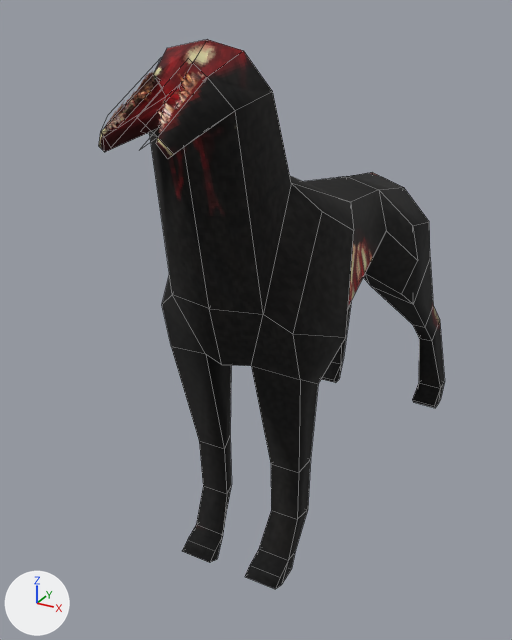
What one commit did to the Blender file Assets/models/enemies/Dob.blend.
Both versions are drawn from a 50 mm camera at (0.58, -1.485, 1.042) aimed at (-0.066, -0.31, 0.455). The axes (+X, +Y, +Z) are drawn at lower left. The lights are the same throughout. Mesh edges are drawn as thin lines.
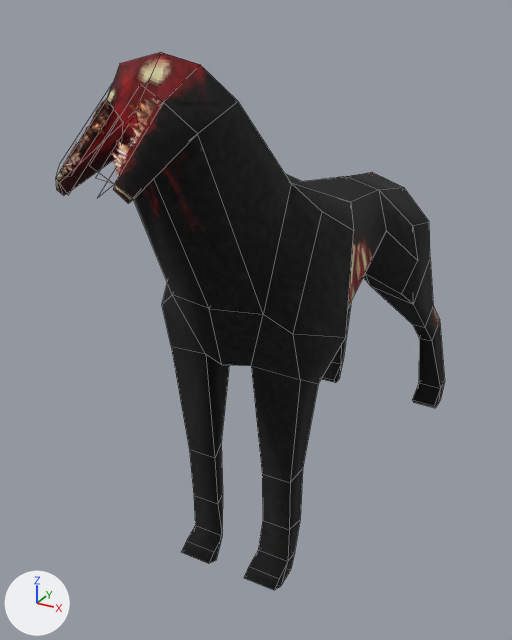
The newer file is also rescaled (x1.17), turned or shifted as a whole; pictures and numbers use the older file's frame.

The edits, one by one:
me_plane has 184 vertices, 172 faces and spans x 0.005..1.002, y -0.772..0.367, z -0.184..0.184.
me_plane is used by ob_plane; location (0.0, 0.0, 0.0); rotation (0.0, -1.571, 0.0), in degrees (0, -90, 0).
me_plane part 1: all 44 vertices in x 0.869..1.002, y -0.772..-0.531, z -0.088..0.088 are multiplied about their middle by the matrix ((0.987, 0.161, -0.023), (-0.161, 0.987, 0.0), (0.023, 0.003, 1.0)), then moved by (-0.024, -0.097, 0.0).
me_plane part 2: all 16 vertices in x 0.107..0.237, y -0.467..-0.407, z -0.112..0.112 are moved by (0.0, -0.036, 0.0).

Pixel boxes (x1, y1, x2, y2) of what changed, in the pictures (512 x 640 px; the box of a moved part takes in the faces that stretch with it):
'Plane', reshaped (12% wider)
    before: (99, 40, 445, 589)
    after: (56, 52, 445, 590)
part 1 of me_plane, moved or reshaped
    before: (99, 40, 291, 314)
    after: (56, 52, 291, 314)
part 2 of me_plane, moved or reshaped
    before: (171, 347, 318, 560)
    after: (171, 347, 318, 561)
